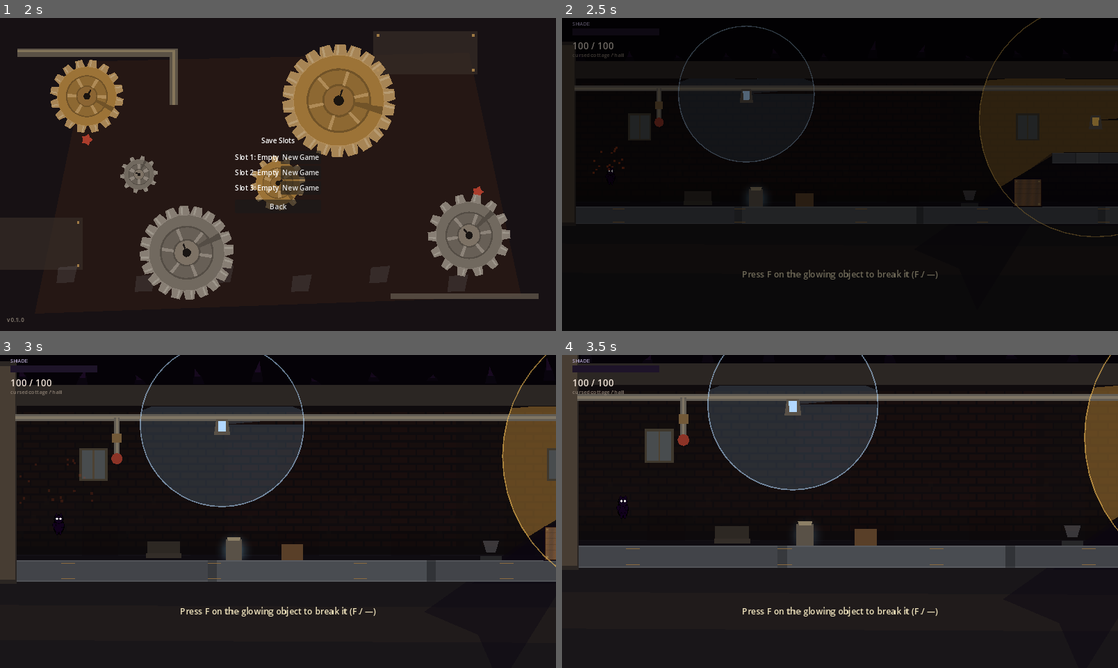
Above: before the commit, frames 1-4 (two rows, left to right).
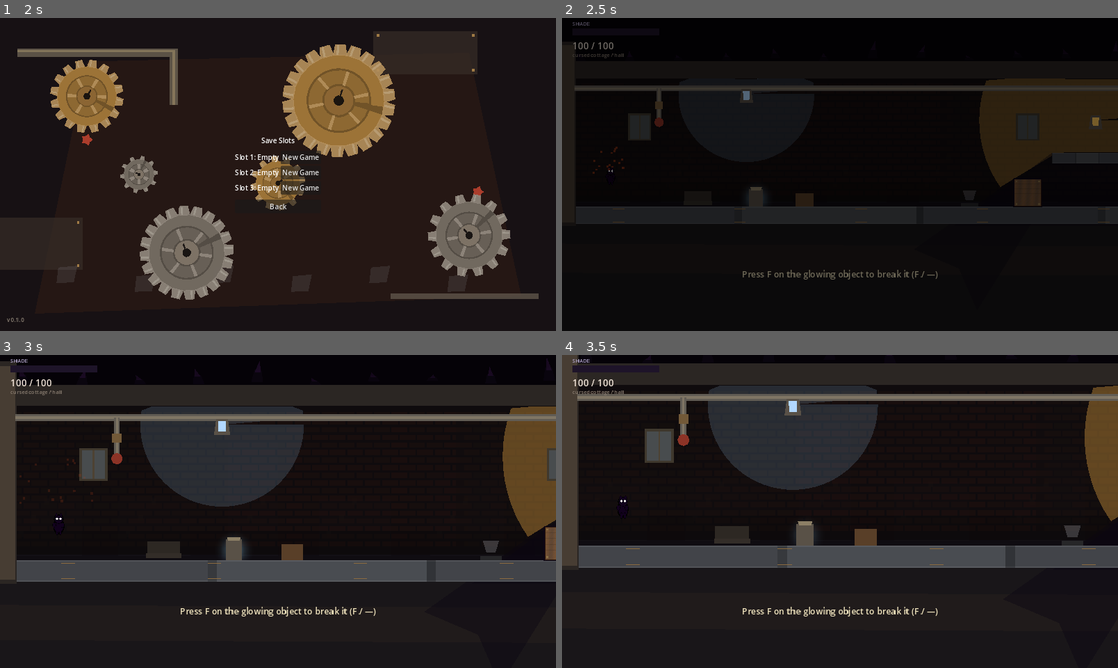
Above: after the commit, the same moments.

Repository: lukezhang2/Eclipseborn
Game: Godot game, scene res://scenes/ui/BootSplash.tscn
The game is run twice, just before and just after one commit, with the same random seed, the same clock (stepped at 60 frames per second) and the same inputs.
Inputs (mouse positions are in pixels of both pictures, inside the frame that each line leads up to):
- Up to frame 1 (2 s): tap Enter at 0.5 s; move the mouse to (400, 158) at 0.52 s; hold D (move_right) 0.53-1.25 s; hold V (pull) 0.53-1.25 s; click (400, 158) at 0.67 s; tap Space (jump) at 0.77, 0.8, 1.07 s; click "Play" at 1.25 s
- Up to frame 2 (2.5 s): click "New Game" at 2 s
- Up to frame 3 (3 s): tap F (attack) at 2.75 s; drag from (166, 527) to (205, 430) at 2.77 s
- Up to frame 4 (3.5 s): no input

Frame 1 is identical in both runs. In frame 2, 0.4% of the frame differs, in the area x 20-100%, y 0-70%; in frame 3, 0.4%, in the area x 25-100%, y 0-68%; in frame 4, 0.4%.

Commit message:
Fix house light block, ghost lamp occluders, editor snap/pipes, opaque enemies.
Why: houses let light through; lamp bodies on layer 8 cast invisible cutouts; radius rings drew over props; enemies were translucent instead of cutout sprites; short pipes missing from the editor.
Co-authored-by: Cursor <cursoragent@cursor.com>

Diff:
--- a/scripts/editor/EditorPiece.gd
+++ b/scripts/editor/EditorPiece.gd
@@ -242,6 +242,9 @@
 
 
 func _make_prop_tex(w: int, h: int, k: String) -> ImageTexture:
+	## Pipes stay thin in tex space then scale to world w/h.
+	if k == "prop_pipe":
+		return _make_pipe_tex(w, h)
 	w = clampi(w, 16, 512)
 	h = clampi(h, 16, 512)
 	var img := Image.create(w, h, false, Image.FORMAT_RGBA8)
@@ -262,6 +265,8 @@
 			col = Color(0.55, 0.45, 0.25)
 		"prop_bg_gear":
 			col = Color(0.4, 0.38, 0.36)
+		"prop_valve":
+			col = Color(0.55, 0.2, 0.15)
 		_:
 			col = Color(0.4, 0.42, 0.48)
 	for y in h:
@@ -282,6 +287,28 @@
 	return ImageTexture.create_from_image(img)
 
 
+func _make_pipe_tex(w: int, h: int) -> ImageTexture:
+	## Distinct copper pipe so ceiling lines are obvious in the editor.
+	var tw := clampi(maxi(w, 8), 8, 512)
+	var th := clampi(maxi(h, 8), 8, 64)
+	var img := Image.create(tw, th, false, Image.FORMAT_RGBA8)
+	var base := Color(0.42, 0.38, 0.32)
+	var shine := Color(0.62, 0.55, 0.42)
+	var rim := Color(0.22, 0.18, 0.14)
+	for y in th:
+		for x in tw:
+			var c := base
+			if y < 2 or y >= th - 2 or x < 2 or x >= tw - 2:
+				c = rim
+			elif y < th * 0.35:
+				c = shine
+			## Flange marks every ~48px of source tex.
+			if x % 48 < 3:
+				c = Color(0.5, 0.4, 0.25)
+			img.set_pixel(x, y, c)
+	return ImageTexture.create_from_image(img)
+
+
 func _make_bg_tex(w: int, h: int) -> ImageTexture:
 	w = clampi(w, 8, 512)
 	h = clampi(h, 8, 512)
@@ -306,6 +333,21 @@
 
 func _to_body_local(local_pt: Vector2) -> Vector2:
 	return local_pt - _local_origin_offset()
+
+
+func get_aabb() -> Rect2:
+	## World-space axis-aligned bounds (respects center vs bottom anchor).
+	if anchor_mode == "bottom":
+		return Rect2(position.x - size.x * 0.5, position.y - size.y, size.x, size.y)
+	return Rect2(position.x - size.x * 0.5, position.y - size.y * 0.5, size.x, size.y)
+
+
+func set_aabb_position(aabb: Rect2) -> void:
+	## Move so our AABB matches (keeps size).
+	if anchor_mode == "bottom":
+		position = Vector2(aabb.position.x + size.x * 0.5, aabb.position.y + size.y)
+	else:
+		position = aabb.get_center()
 
 
 func contains_point(local_pt: Vector2) -> bool:
--- a/scripts/editor/LevelEditor.gd
+++ b/scripts/editor/LevelEditor.gd
@@ -9,10 +9,12 @@
 const OVERSCROLL := 960.0 ## How far past the rightmost piece you can pan to keep building.
 const MIN_WORLD_RIGHT := 1600.0
 const CAM_Y := 360.0
+const SNAP_DIST := 12.0
 
 
 var zone_id: String = "cursed_cottage"
 var tool: Tool = Tool.SELECT
+var snap_enabled: bool = true
 var _palette_id: String = "floor"
 var _pieces: Array[EditorPiece] = []
 var _removed_ids: Array = []
@@ -237,6 +239,16 @@
 	_tool_label.autowrap_mode = TextServer.AUTOWRAP_WORD_SMART
 	_tool_label.text = "Tool: Select — click world or list"
 	col.add_child(_tool_label)
+
+	var snap_btn := CheckButton.new()
+	snap_btn.text = "Snap to edges"
+	snap_btn.button_pressed = snap_enabled
+	snap_btn.tooltip_text = "While moving, snap this piece's edges to nearby pieces"
+	snap_btn.toggled.connect(func(on: bool) -> void:
+		snap_enabled = on
+		_status.text = "Snap %s." % ("ON" if on else "OFF")
+	)
+	col.add_child(snap_btn)
 
 	col.add_child(_section("Add"))
 	var add_row := HBoxContainer.new()
@@ -725,9 +737,13 @@
 		var world := _vp_to_world(mm.position)
 		if tool == Tool.MOVE or _selected._dragging:
 			_selected.drag_to(world)
+			if snap_enabled:
+				_snap_selected_to_edges()
 			_refresh_world_extent()
 		elif tool == Tool.RESIZE or _selected._resizing:
 			_selected.resize_to(world)
+			if snap_enabled:
+				_snap_selected_to_edges()
 			_refresh_world_extent()
 		_vp_container.accept_event()
 	elif event is InputEventKey and event.pressed and not event.echo:
@@ -735,6 +751,58 @@
 			if _selected:
 				_delete_selected()
 				_vp_container.accept_event()
+
+
+func _snap_selected_to_edges() -> void:
+	## Align selected AABB edges to nearby piece edges (and floor top).
+	if _selected == null or not is_instance_valid(_selected):
+		return
+	var mine := _selected.get_aabb()
+	var best_dx := 0.0
+	var best_dy := 0.0
+	var abs_dx := SNAP_DIST + 1.0
+	var abs_dy := SNAP_DIST + 1.0
+
+	var my_edges_x := [mine.position.x, mine.position.x + mine.size.x, mine.get_center().x]
+	var my_edges_y := [mine.position.y, mine.position.y + mine.size.y, mine.get_center().y]
+
+	## Floor top is a common snap line.
+	var floor_top := PieceSpecs.floor_top_for_zone(zone_id)
+	for my_y in [mine.position.y, mine.position.y + mine.size.y]:
+		var d_floor: float = floor_top - float(my_y)
+		if absf(d_floor) < abs_dy:
+			abs_dy = absf(d_floor)
+			best_dy = d_floor
+
+	for other in _pieces:
+		if other == _selected or not is_instance_valid(other):
+			continue
+		## Skip absurdly huge floors/walls for X spam; still allow Y from them.
+		var o := other.get_aabb()
+		var ox := [o.position.x, o.position.x + o.size.x, o.get_center().x]
+		var oy := [o.position.y, o.position.y + o.size.y, o.get_center().y]
+		if o.size.x < 800.0:
+			for a in my_edges_x:
+				for b in ox:
+					var dx: float = float(b) - float(a)
+					if absf(dx) < abs_dx:
+						abs_dx = absf(dx)
+						best_dx = dx
+		if o.size.y < 400.0:
+			for a in my_edges_y:
+				for b in oy:
+					var dy: float = float(b) - float(a)
+					if absf(dy) < abs_dy:
+						abs_dy = absf(dy)
+						best_dy = dy
+
+	if abs_dx <= SNAP_DIST or abs_dy <= SNAP_DIST:
+		var moved := mine
+		if abs_dx <= SNAP_DIST:
+			moved.position.x += best_dx
+		if abs_dy <= SNAP_DIST:
+			moved.position.y += best_dy
+		_selected.set_aabb_position(moved)
 
 
 func _notification(what: int) -> void:
--- a/scripts/editor/ZoneCatalog.gd
+++ b/scripts/editor/ZoneCatalog.gd
@@ -21,7 +21,10 @@
 	out.append(_p("roof_main", "wall", "Roof Slab", 2000, 200, 4000, 36))
 	out.append(_p("border_left", "wall", "Border Left", 24, 340, 48, 360))
 	out.append(_p("border_right", "wall", "Border Right", 3976, 340, 48, 360))
-	out.append(_p("pipe_main", "prop_pipe", "Ceiling Pipe", 2000, 238, 3900, 12))
+	out.append(_p("pipe_main", "prop_pipe", "Ceiling Pipe (main)", 2000, 238, 3900, 12))
+	out.append(_p("pipe_drop_a", "prop_pipe", "Pipe Drop (valve)", 220, 273, 10, 70))
+	out.append(_p("pipe_pull", "prop_pipe", "Pipe (pull room)", 1990, 318, 300, 8))
+	out.append(_p("pipe_jump", "prop_pipe", "Pipe (jump room)", 2740, 358, 320, 8))
 	out.append(_p("valve_a", "prop_valve", "Valve", 220, 308, 24, 24))
 	out.append(_p("window_a", "prop_window", "Window A", 180, 318, 48, 56))
 	out.append(_p("window_b", "prop_window", "Window B", 980, 318, 48, 56))
--- a/scripts/enemies/WanderEnemy.gd
+++ b/scripts/enemies/WanderEnemy.gd
@@ -50,18 +50,19 @@
 	_sprite.position = Vector2(0, -18)
 	_sprite.texture_filter = CanvasItem.TEXTURE_FILTER_NEAREST
 	_sprite.texture = _tex_a
-	_sprite.modulate = Color(1, 1, 1, 0.55)
+	## Opaque body; only the texture's unused pixels stay transparent (no box bg).
+	_sprite.modulate = Color.WHITE
 	add_child(_sprite)
 
 
 func _make_grub_tex(frame: int) -> ImageTexture:
 	var img := Image.create(40, 36, false, Image.FORMAT_RGBA8)
 	img.fill(Color(0, 0, 0, 0))
-	var body := Color(0.16, 0.12, 0.2, 0.55)
-	var shell := Color(0.28, 0.18, 0.32, 0.5)
-	var belly := Color(0.35, 0.22, 0.28, 0.45)
-	var eye := Color(0.95, 0.55, 0.2, 0.7)
-	var outline := Color(0.05, 0.03, 0.08, 0.4)
+	var body := Color(0.16, 0.12, 0.2, 1.0)
+	var shell := Color(0.28, 0.18, 0.32, 1.0)
+	var belly := Color(0.35, 0.22, 0.28, 1.0)
+	var eye := Color(0.95, 0.55, 0.2, 1.0)
+	var outline := Color(0.05, 0.03, 0.08, 1.0)
 	# Segmented body
 	var bob := (frame % 2) * 1
 	_fill_oval(img, 20, 18 + bob, 14, 10, body)
--- a/scripts/player/Player.gd
+++ b/scripts/player/Player.gd
@@ -40,7 +40,8 @@
 func _ready() -> void:
 	GameState.player = self
 	collision_layer = 2
-	collision_mask = 1 | 4 | 8
+	## 1=world, 4=?, 8=crates (light occluders), 16=pushable lamp bodies (not light-occluding)
+	collision_mask = 1 | 4 | 8 | 16
 	hurtbox.team = "player"
 	hurtbox.owner_body = self
 	hurtbox.hurt.connect(_on_hurt)
--- a/scripts/shadow/LightSource.gd
+++ b/scripts/shadow/LightSource.gd
@@ -135,12 +135,17 @@
 	_glass.color = color_for_kind()
 	_visual.add_child(_glass)
 
+	## Debug/editor ring only — gameplay wash outline comes from ShadowWorld (behind props).
 	_ring = Line2D.new()
-	_ring.width = 2.0
-	_ring.default_color = Color(color_for_kind().r, color_for_kind().g, color_for_kind().b, 0.55)
-	_ring.z_index = 5
+	_ring.width = 1.5
+	_ring.default_color = Color(color_for_kind().r, color_for_kind().g, color_for_kind().b, 0.35)
+	_ring.z_index = -13
 	_visual.add_child(_ring)
 	_rebuild_ring()
+	## Hide the un-occluded full circle in normal play so it doesn't paint over houses.
+	if not Engine.is_editor_hint():
+		_ring.visible = false
+		show_radius_ring = false
 
 	var area := Area2D.new()
 	area.collision_layer = 64
@@ -159,8 +164,10 @@
 	add_child(area)
 
 	if pushable:
+		## Layer 16 = pushable lamps only. NOT in ShadowWorld occluder mask (1|8),
+		## so invisible lamp bodies stop casting "ghost" light cutouts.
 		_body = AnimatableBody2D.new()
-		_body.collision_layer = 8
+		_body.collision_layer = 16
 		_body.collision_mask = 1
 		_body.name = "LampBody"
 		var bpoly := CollisionPolygon2D.new()
@@ -181,6 +188,7 @@
 		var a := TAU * float(i) / 48.0
 		_ring.add_point(Vector2(cos(a), sin(a)) * radius + Vector2(0, -8))
 	_ring.add_point(_ring.get_point_position(0))
+	## Gameplay uses ShadowWorld's occluded outline; this ring is opt-in debug only.
 	_ring.visible = is_enabled and show_radius_ring
 
 
--- a/scripts/world/House.gd
+++ b/scripts/world/House.gd
@@ -51,7 +51,24 @@
 		Vector2(-hx + 36, -height + 40), Vector2(-hx + 16, -height + 40)
 	])
 	add_child(win)
-	# No solid occluder — houses are backdrop so lanterns near them still cast.
+
+	## Block light (layer 8) but not the player — street stays walkable in front.
+	var body := StaticBody2D.new()
+	body.collision_layer = 8
+	body.collision_mask = 0
+	var cs := CollisionPolygon2D.new()
+	cs.polygon = PackedVector2Array([
+		Vector2(-hx, 0), Vector2(hx, 0), Vector2(hx, -height), Vector2(-hx, -height)
+	])
+	body.add_child(cs)
+	add_child(body)
+	var occ := ShadowOccluder.new()
+	## Wall + roof silhouette for umbra wedges.
+	occ.local_polygon = PackedVector2Array([
+		Vector2(-hx - 8, 0), Vector2(hx + 8, 0), Vector2(hx + 8, -height),
+		Vector2(0, -height - 36), Vector2(-hx - 8, -height)
+	])
+	add_child(occ)
 
 	_prompt = Label.new()
 	_prompt.text = "F — Enter %s" % house_name
Not shown, changed: docs/LEVEL_EDITOR.md
Not shown, changed: index.html
Not shown, changed: index.pck
